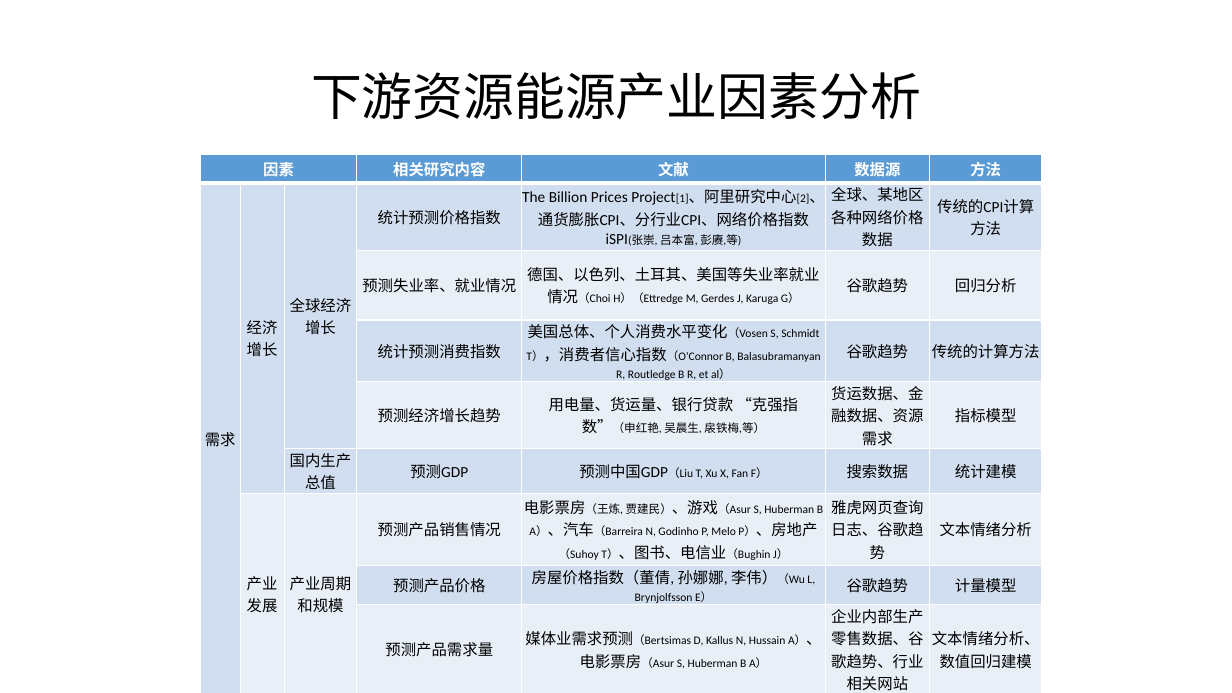
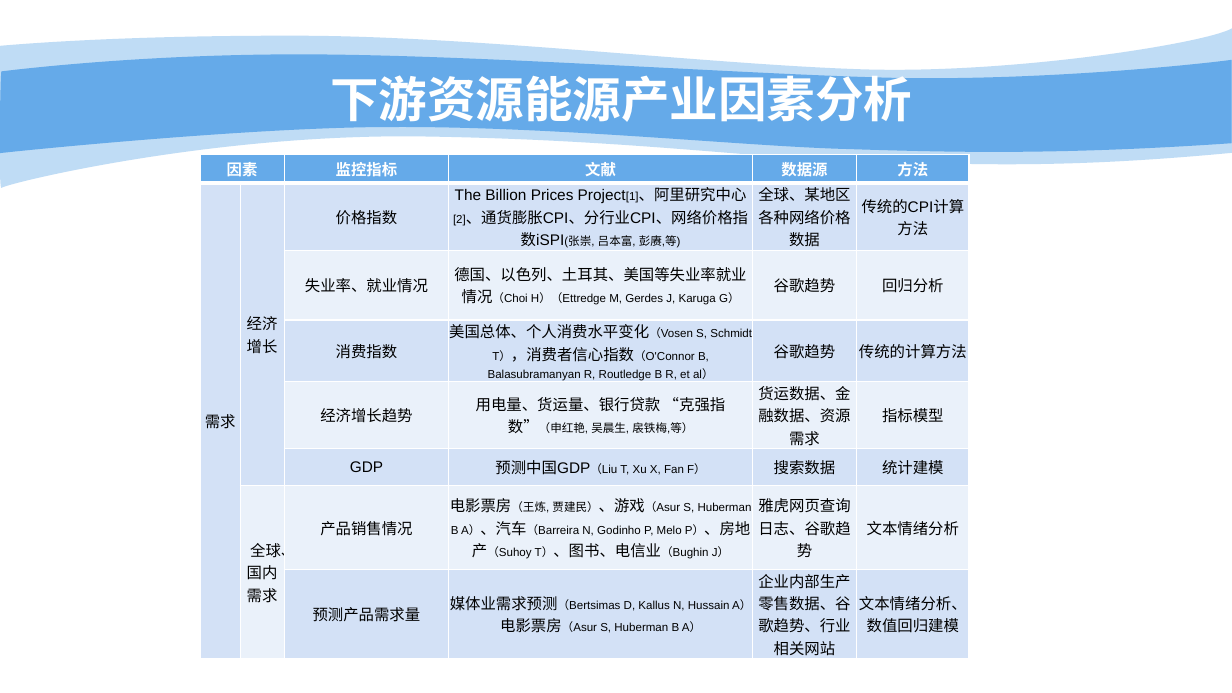
Before and after one commit to bwriteLeaf/writing, a slide deck: slide 11 of 报告写作/2018-3-8汇报ppt.pptx (slide 6 before the commit). Drawn at 1232x693 pixels with LibreOffice and Linux fonts; fonts in the diff are those of the drawing; background and template pictures are left out. Boxes give left, top, right and bottom in pixels: in the first picture for what was removed or moved away, otherwise in the second. Text is boxed around its words. In the diff, an @@ line names an element or a change of style, - is before the commit and + after.

```diff
--- a/报告写作/2018-3-8汇报ppt.pptx
+++ b/报告写作/2018-3-8汇报ppt.pptx
@@ freeform shape added at (0, 29, 1232, 192), fill #65AAE9 at 41% opacity @@
@@ freeform shape added at (0, 54, 1232, 155), fill #65AAE9 @@
@@ title "下游资源能源产业因素分析": place and size @@
-title "下游资源能源产业因素分析" at (311, 72, 921, 119)
+title "下游资源能源产业因素分析" at (330, 68, 912, 129)
@@ title "下游资源能源产业因素分析" at (330, 68, 912, 129): size 39.6 to 37.8 pt, font Calibri to Noto Sans CJK SC, text colour #000000 to #FFFFFF, bold on; line spacing 0.9 to 1 @@
@@ table at (201, 155, 970, 660) @@
-因素 |  |  | 相关研究内容 | 文献 | 数据源 | 方法
-需求 | 经济增长 | 全球经济增长 | 统计预测价格指数 | The Billion Prices Project[1]、阿里研究中心[2]、通货膨胀CPI、分行业CPI、网络价格指数iSPI(张崇, 吕本富, 彭赓,等) | 全球、某地区各种网络价格数据 | 传统的CPI计算方法
- |  |  | 预测失业率、就业情况 | 德国、以色列、土耳其、美国等失业率就业情况（Choi H）（Ettredge M, Gerdes J, Karuga G） | 谷歌趋势 | 回归分析
- |  |  | 统计预测消费指数 | 美国总体、个人消费水平变化（Vosen S, Schmidt T），消费者信心指数（O'Connor B, Balasubramanyan R, Routledge B R, et al） | 谷歌趋势 | 传统的计算方法
- |  |  | 预测经济增长趋势 | 用电量、货运量、银行贷款 “克强指数”（申红艳, 吴晨生, 扆铁梅,等） | 货运数据、金融数据、资源需求 | 指标模型
- |  | 国内生产总值 | 预测GDP | 预测中国GDP（Liu T, Xu X, Fan F） | 搜索数据 | 统计建模
- | 产业发展 | 产业周期和规模 | 预测产品销售情况 | 电影票房（王炼, 贾建民）、游戏（Asur S, Huberman B A）、汽车（Barreira N, Godinho P, Melo P）、房地产（Suhoy T）、图书、电信业（Bughin J） | 雅虎网页查询日志、谷歌趋势 | 文本情绪分析
- |  |  | 预测产品价格 | 房屋价格指数（董倩, 孙娜娜, 李伟）（Wu L, Brynjolfsson E） | 谷歌趋势 | 计量模型
- |  |  | 预测产品需求量 | 媒体业需求预测（Bertsimas D, Kallus N, Hussain A）、电影票房（Asur S, Huberman B A） | 企业内部生产零售数据、谷歌趋势、行业相关网站 | 文本情绪分析、数值回归建模
+因素 |  | 监控指标 | 文献 | 数据源 | 方法
+需求 | 经济增长 | 价格指数 | The Billion Prices Project[1]、阿里研究中心[2]、通货膨胀CPI、分行业CPI、网络价格指数iSPI(张崇, 吕本富, 彭赓,等) | 全球、某地区各种网络价格数据 | 传统的CPI计算方法
+ |  | 失业率、就业情况 | 德国、以色列、土耳其、美国等失业率就业情况（Choi H）（Ettredge M, Gerdes J, Karuga G） | 谷歌趋势 | 回归分析
+ |  | 消费指数 | 美国总体、个人消费水平变化（Vosen S, Schmidt T），消费者信心指数（O'Connor B, Balasubramanyan R, Routledge B R, et al） | 谷歌趋势 | 传统的计算方法
+ |  | 经济增长趋势 | 用电量、货运量、银行贷款 “克强指数”（申红艳, 吴晨生, 扆铁梅,等） | 货运数据、金融数据、资源需求 | 指标模型
+ |  | GDP | 预测中国GDP（Liu T, Xu X, Fan F） | 搜索数据 | 统计建模
+ | 全球、国内需求 | 产品销售情况 | 电影票房（王炼, 贾建民）、游戏（Asur S, Huberman B A）、汽车（Barreira N, Godinho P, Melo P）、房地产（Suhoy T）、图书、电信业（Bughin J） | 雅虎网页查询日志、谷歌趋势 | 文本情绪分析
+ |  | 预测产品需求量 | 媒体业需求预测（Bertsimas D, Kallus N, Hussain A）、电影票房（Asur S, Huberman B A） | 企业内部生产零售数据、谷歌趋势、行业相关网站 | 文本情绪分析、数值回归建模
@@ table: place and size @@
-table at (201, 155, 1043, 693)
+table at (201, 155, 970, 660)
```
Also in this commit, not shown: 78 other slides changed, 5 slides added.
